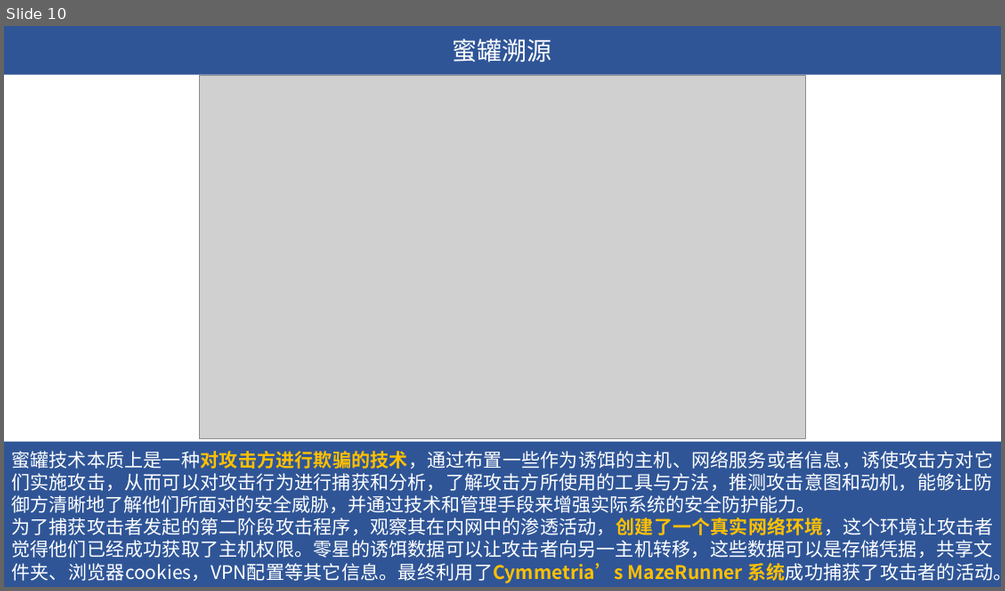
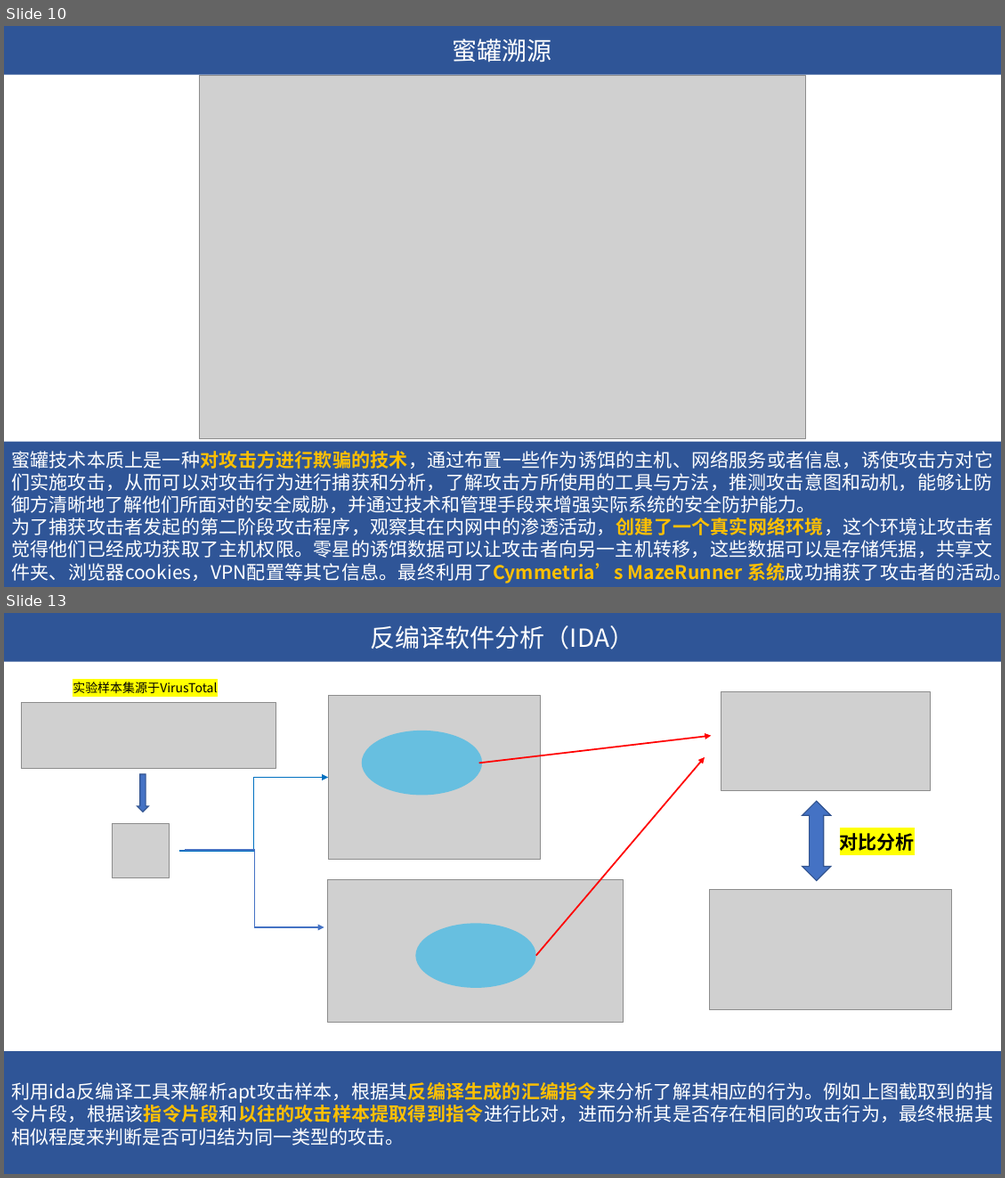
Before and after one commit to Information-security-group/Project-materials, a slide deck: APT项目/进度汇报/APT复现汇报PPT.pptx. Shown one above the other, each under a label of ours: slide 10 before the commit, slides 10 and 13 after it; the slides between them are not shown. The pictures are 1005x591 and 1005x1178 pixels, drawn with LibreOffice and Linux fonts; fonts in the diff are those of the drawing; grey boxes stand for pictures. Boxes give left, top, right and bottom in pixels: in the first picture for what was removed or moved away, otherwise in the second. Text is boxed around its words. In the diff, an @@ line names an element or a change of style, - is before the commit and + after.

```diff
--- a/APT项目/进度汇报/APT复现汇报PPT.pptx
+++ b/APT项目/进度汇报/APT复现汇报PPT.pptx
@@ slide 13 added at (4, 613, 1001, 1174), background #FFFFFF @@
@@ rectangle added at (4, 613, 1001, 662), fill #2F5597, 24 pt, text #FFFFFF @@
+反编译软件分析（IDA）
@@ text added at (73, 682, 217, 693), 12 pt, text #000000 @@
+实验样本集源于VirusTotal
@@ picture added at (721, 691, 930, 790) @@
@@ picture added at (21, 703, 275, 769) @@
@@ picture added at (329, 696, 541, 859) @@
@@ ellipse added at (362, 730, 482, 795), fill #00B0F0 at 50% opacity @@
@@ arrow added from (479, 763) to (712, 736), #FF0000 1.5 pt @@
@@ arrow added from (536, 956) to (704, 757), #FF0000 1.5 pt @@
@@ down arrow added at (138, 774, 148, 811), fill #4472C4, outline #325491 1 pt @@
@@ elbow arrow added from (179, 851) to (329, 778), #0070C0 1.5 pt @@
@@ picture added at (113, 824, 170, 878) @@
@@ up down arrow added at (802, 801, 830, 880), fill #4472C4, outline #325491 1 pt @@
@@ elbow arrow added from (185, 850) to (324, 927), #4472C4 1.5 pt @@
@@ text added at (840, 833, 914, 851), 18 pt, text #000000, bold @@
+对比分析
@@ picture added at (327, 879, 623, 1022) @@
@@ picture added at (710, 890, 952, 1010) @@
@@ ellipse added at (415, 924, 535, 988), fill #00B0F0 at 50% opacity @@
@@ rectangle added at (4, 1051, 1001, 1174), fill #2F5597, 18 pt, text #FFFFFF @@
+利用ida反编译工具来解析apt攻击样本，根据其反编译生成的汇编指令来分析了解其相应的行为。例如上图截取到的指令片段，根据该指令片段和以往的攻击样本提取得到指令进行比对，进而分析其是否存在相同的攻击行为，最终根据其相似程度来判断是否可归结为同一类型的攻击。
```
Also in this commit, not shown: 4 other slides added, 1 other file.
